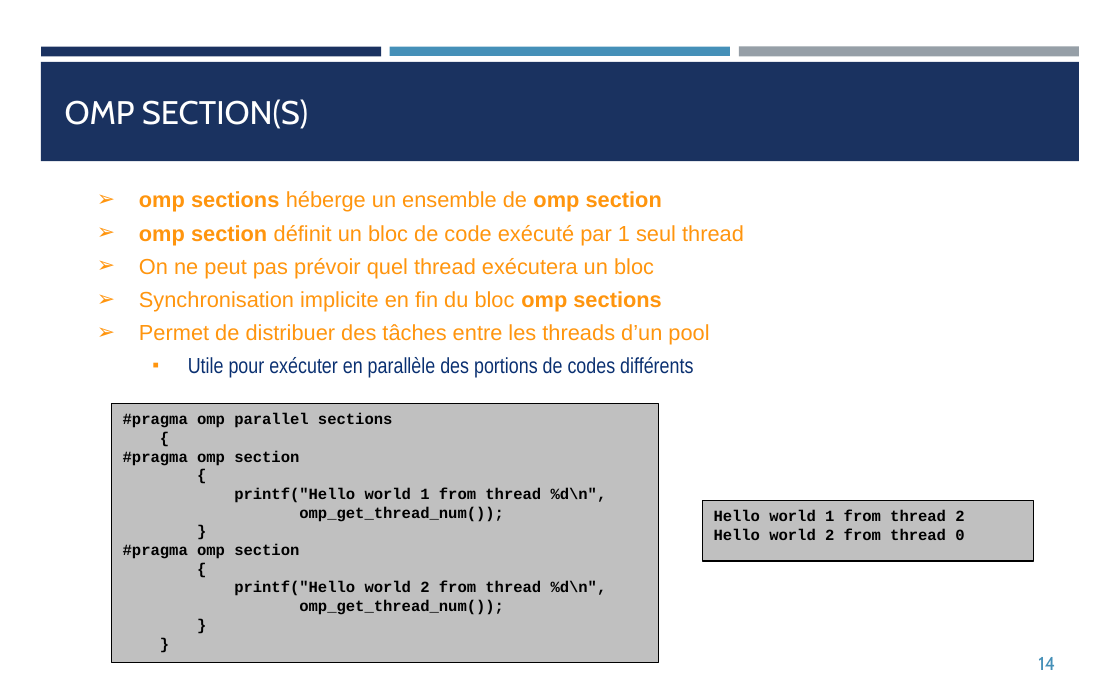
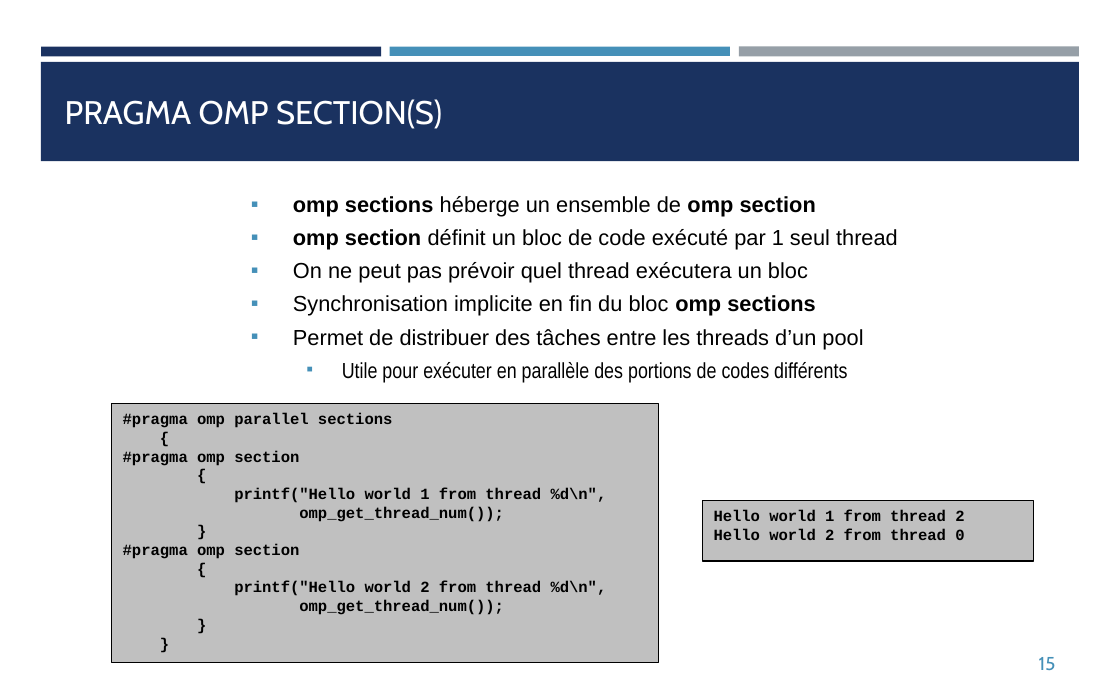
Before and after one commit to franckginguene/hpc_formation_scalian, a slide deck: slide 15 of Diapos/HPC_OpenMP.pptx (slide 14 before the commit). Drawn at 1120x700 pixels with LibreOffice and Linux fonts; fonts in the diff are those of the drawing. Boxes give left, top, right and bottom in pixels: in the first picture for what was removed or moved away, otherwise in the second. Text is boxed around its words. In the diff, an @@ line names an element or a change of style, - is before the commit and + after.

```diff
--- a/Diapos/HPC_OpenMP.pptx
+++ b/Diapos/HPC_OpenMP.pptx
@@ title at bbox=[65, 99, 442, 129]: text changed @@
-OMP SECTION(S)
+PRAGMA OMP SECTION(S)
@@ text "omp sections héberge un ensemble ...": place and size @@
-text "omp sections héberge un ensemble ..." at bbox=[139, 191, 744, 378]
+text "omp sections héberge un ensemble ..." at bbox=[293, 196, 898, 383]
@@ text "omp sections héberge un ensemble ..." at bbox=[293, 196, 898, 383]: text colour #FF950E to #000000 in "omp sections héberge un ensemble de omp ...", "omp section définit un bloc de code ...", "On ne peut pas prévoir quel thread ...", "Synchronisation implicite en fin du bloc omp ..." and 1 more places; text colour #0A3071 to #000000 in "Utile pour exécuter en parallèle des portions ..."; bullet ➢ to ▪; bullet colour #FF950E to #4590B8 @@
@@ page number at bbox=[1039, 657, 1056, 671]: text changed @@
-14
+15
```
Also in this commit, not shown: 10 other slides changed, 3 slides added, 1 slide removed, 3 other files.
